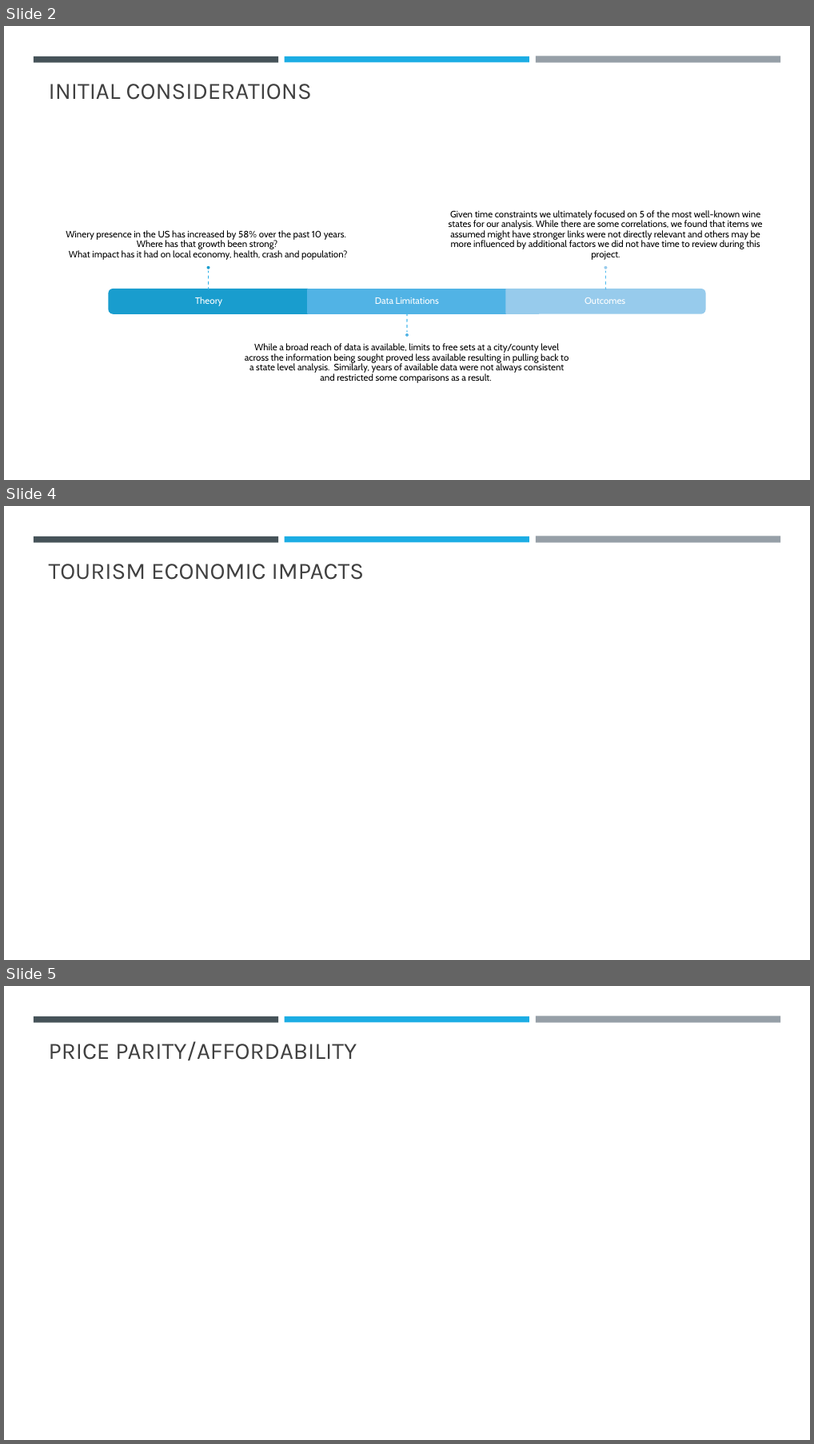
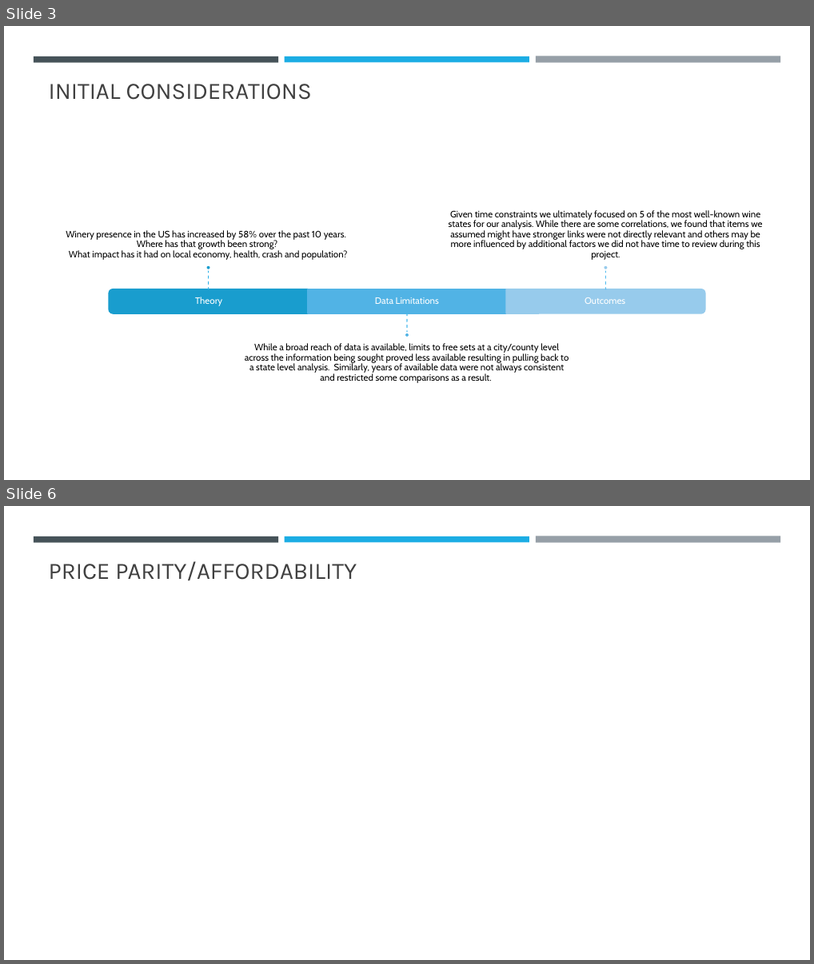
Before and after one commit to epayne323/ProjectOneRepo, a slide deck: Presentation/ProjectOne Presentation.pptx. Shown one above the other, each under a label of ours: slides 2, 4 and 5 before the commit, slides 3 and 6 after it; the slides between them are not shown. The pictures are 814x1444 and 814x964 pixels, drawn with LibreOffice and Linux fonts; fonts in the diff are those of the drawing. Boxes give left, top, right and bottom in pixels: in the first picture for what was removed or moved away, otherwise in the second. Text is boxed around its words. In the diff, an @@ line names an element or a change of style, - is before the commit and + after.

```diff
--- a/Presentation/ProjectOne Presentation.pptx
+++ b/Presentation/ProjectOne Presentation.pptx
@@ slide 4 removed at [4,506,810,960], background #FFFFFF; not listed: 3 template elements that a slide beside it also shows @@
@@ title removed at [49,564,364,580] @@
-TOURISM ECONOMIC IMPACTS
@@ what was slide 2 is now slide 3 @@
@@ what was slide 5 is now slide 6 @@
```
Also in this commit, not shown: 1 slide changed, 5 slides added, 3 other slides removed, 8 other files.
